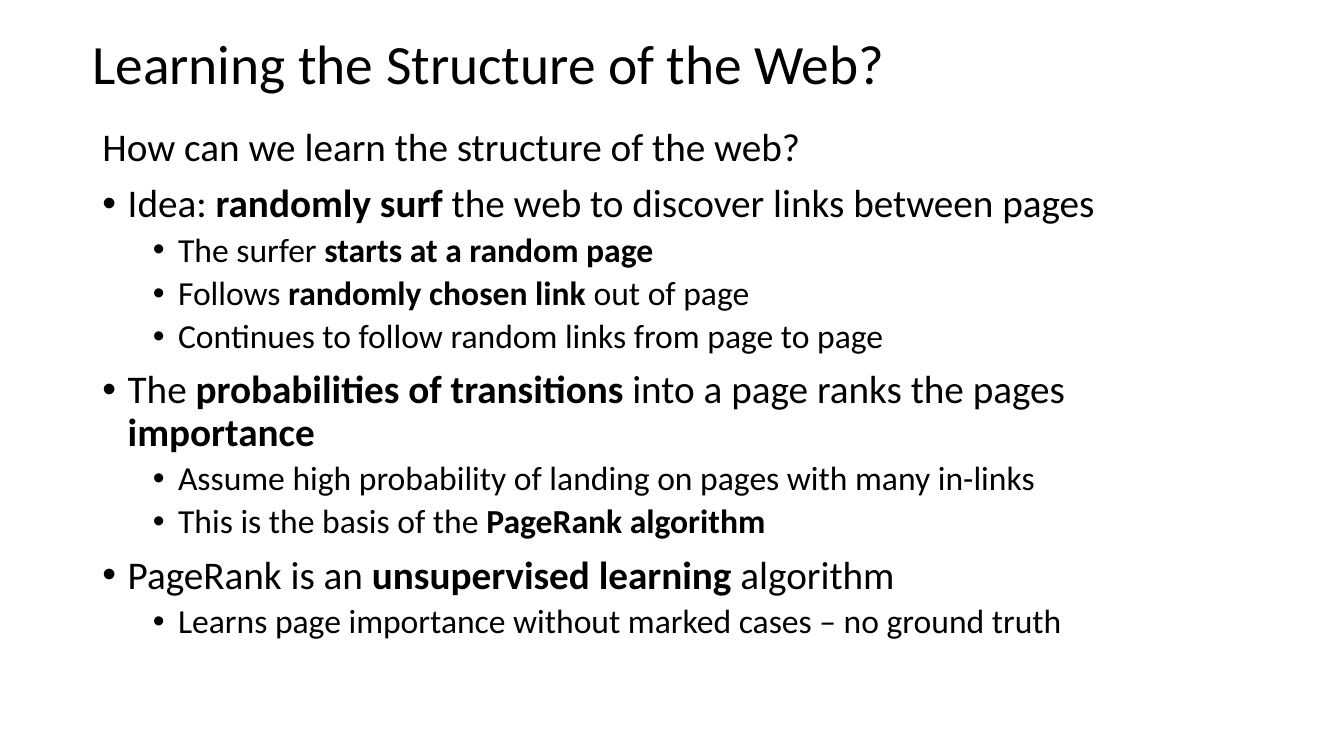
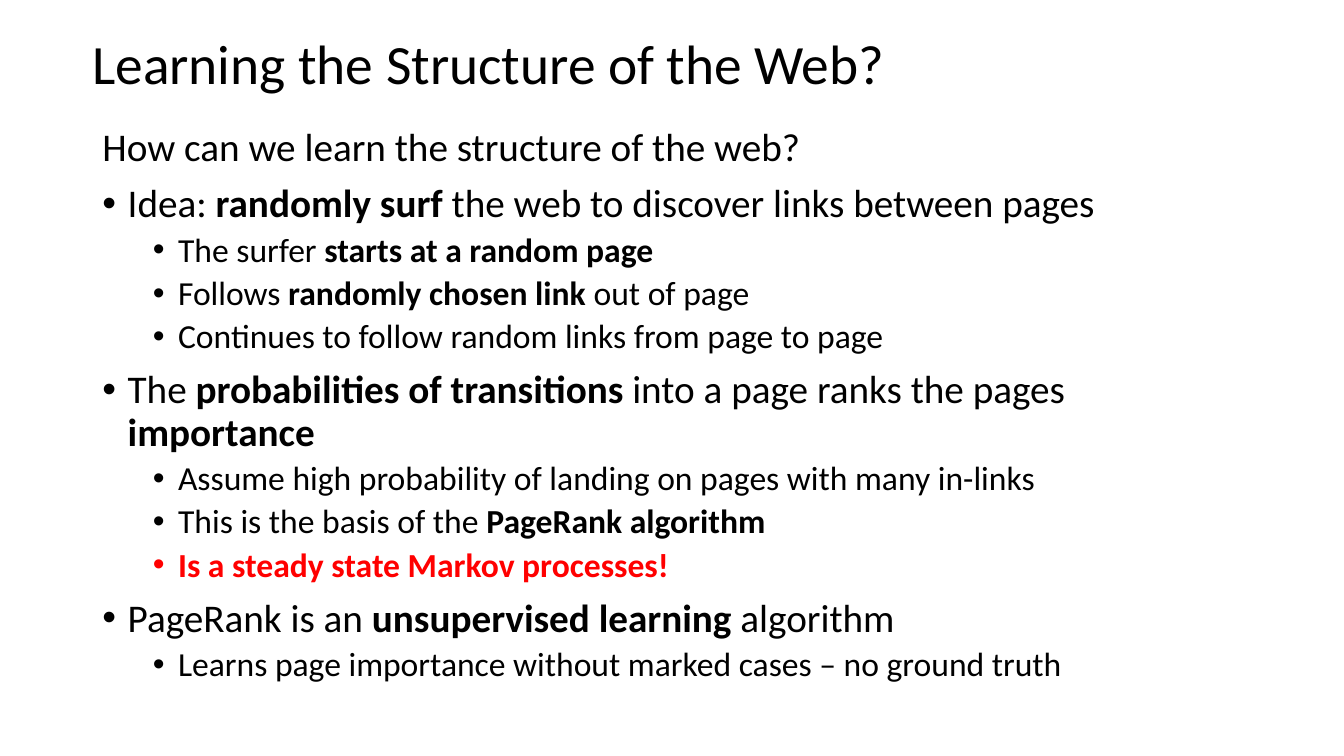
Before and after one commit to StephenElston/CSCI-E-108, a slide deck: slide 30 of slides/5_WebSearching.pptx (slide 21 before the commit). Drawn at 1344x756 pixels with LibreOffice and Linux fonts; fonts in the diff are those of the drawing. Boxes give left, top, right and bottom in pixels: in the first picture for what was removed or moved away, otherwise in the second. Text is boxed around its words. In the diff, an @@ line names an element or a change of style, - is before the commit and + after.

```diff
--- a/slides/5_WebSearching.pptx
+++ b/slides/5_WebSearching.pptx
@@ text at (178, 553, 669, 583): paragraph added @@
+  • Is a steady state Markov processes!
```
Also in this commit, not shown: 7 other slides changed, 3 slides added.
